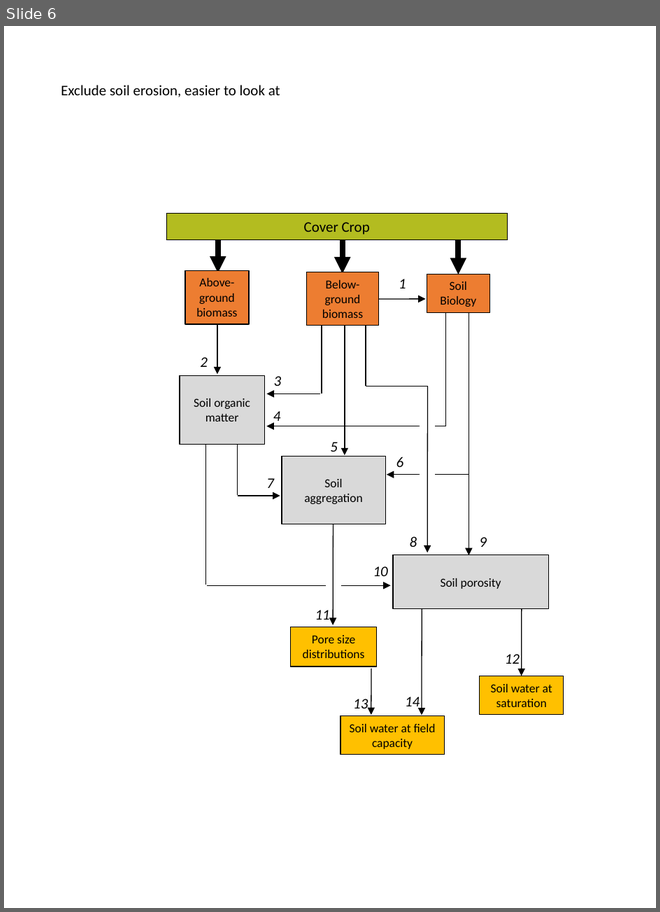
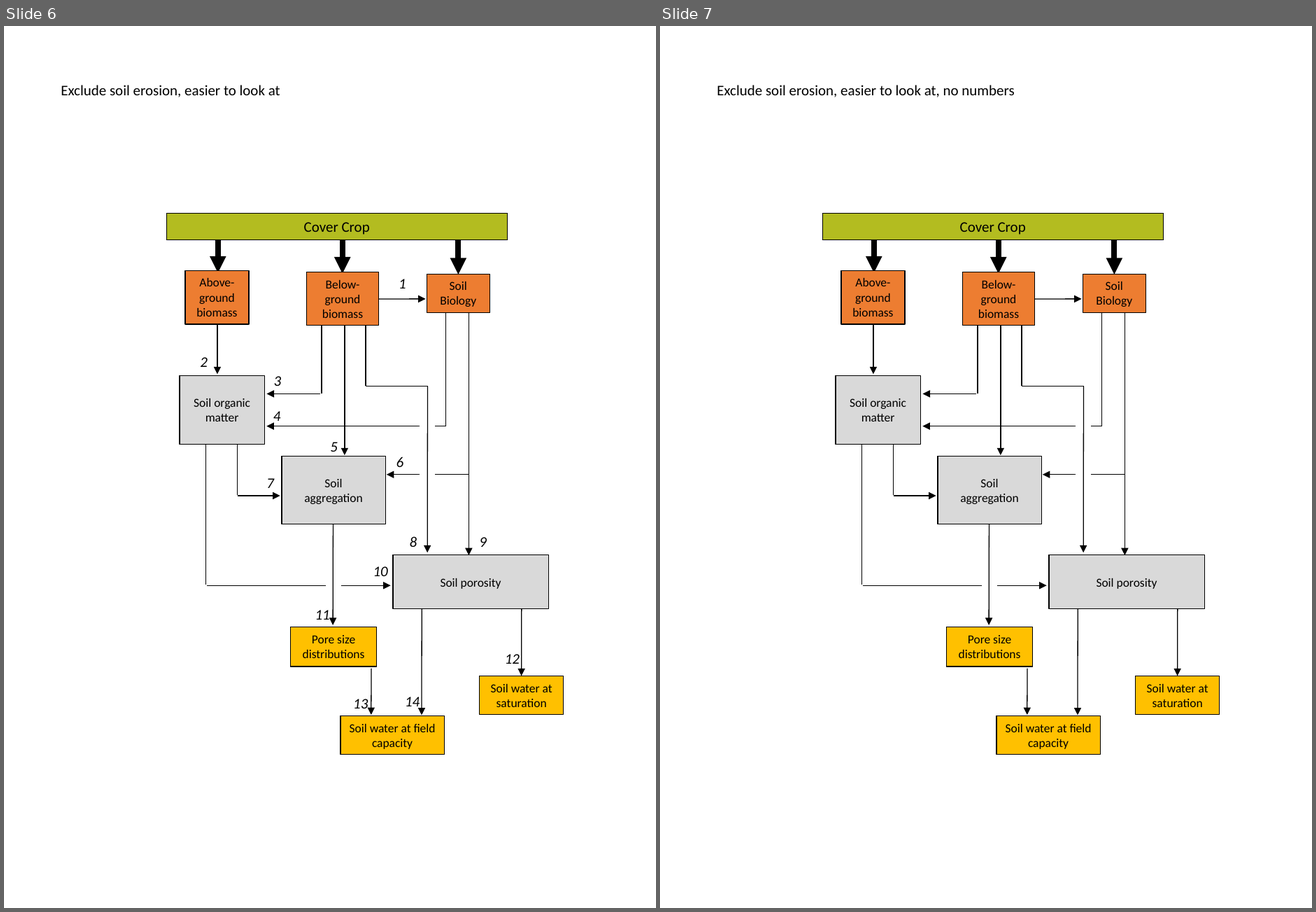
Before and after one commit to vanichols/ghproj_sare18, a slide deck: manu/schematics-v2.pptx. Shown side by side, each under a label of ours: slide 6 before the commit, slides 6 and 7 after it. The pictures are 660x912 and 1316x912 pixels, drawn with LibreOffice and Linux fonts; fonts in the diff are those of the drawing. Boxes give left, top, right and bottom in pixels: in the first picture for what was removed or moved away, otherwise in the second. Text is boxed around its words. In the diff, an @@ line names an element or a change of style, - is before the commit and + after.

```diff
--- a/manu/schematics-v2.pptx
+++ b/manu/schematics-v2.pptx
@@ slide 7 added at <box>660,26,1312,908</box>, background #FFFFFF @@
@@ text added at <box>717,85,1014,97</box>, 12 pt, text #000000 @@
+Exclude soil erosion, easier to look at, no numbers
@@ group added at <box>822,213,1219,754</box>: 17 arrows, 16 rectangles, 7 lines @@
+Soil water at field capacity
+Soil Biology
+Soil water at saturation
+Cover Crop
+Above-ground biomass
+Pore size distributions
+Soil porosity
+Below-ground biomass
+Soil organic matter
+Soil
+aggregation
```
Also in this commit, not shown: 26 other files.
